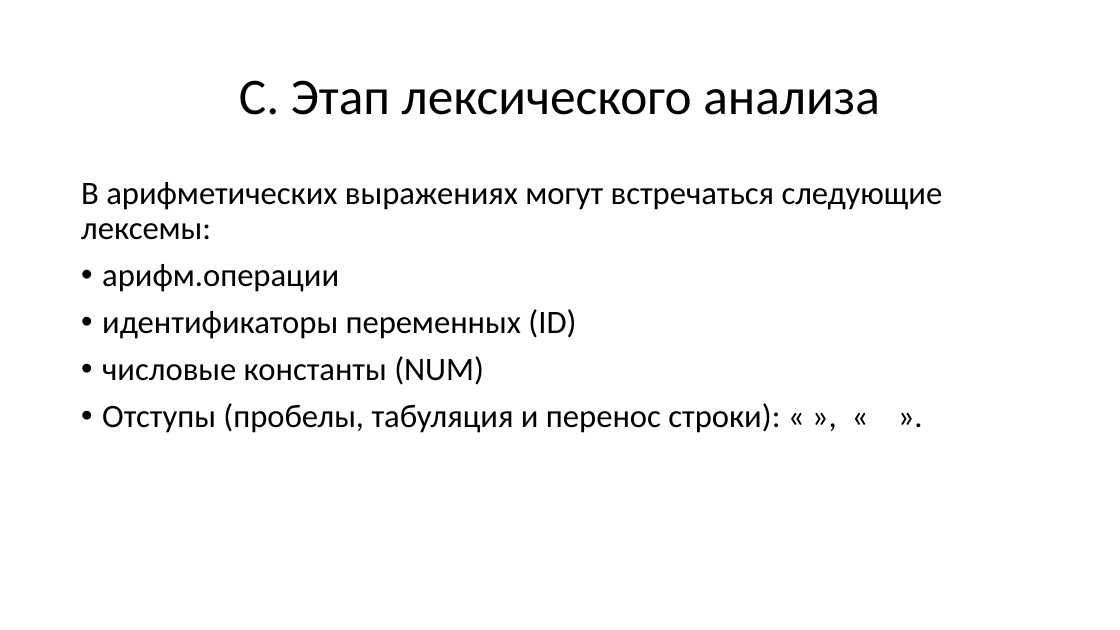
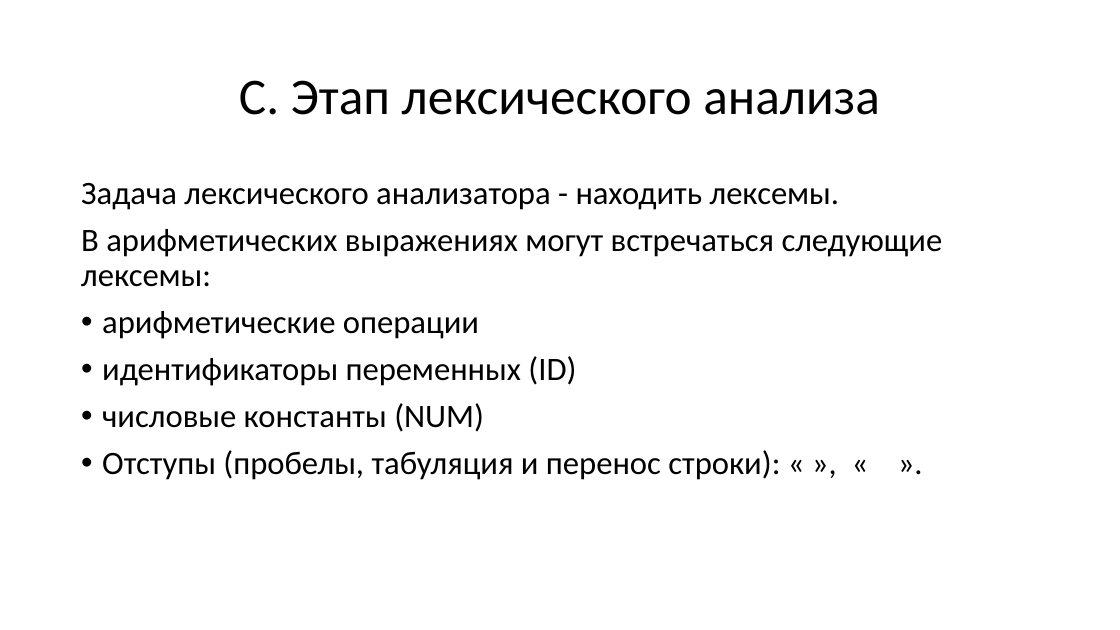
Before and after one commit to goddamnteam/korzun, a slide deck: slide 7 of task3.pptx. Drawn at 1120x630 pixels with LibreOffice and Linux fonts; fonts in the diff are those of the drawing. Boxes give left, top, right and bottom in pixels: in the first picture for what was removed or moved away, otherwise in the second. Text is boxed around its words. In the diff, an @@ line names an element or a change of style, - is before the commit and + after.

```diff
--- a/task3.pptx
+++ b/task3.pptx
@@ text at [81,183,840,210]: paragraph added @@
+Задача лексического анализатора - находить лексемы.
@@ text at [102,311,479,339]: text changed @@
-• арифм.операции
+• арифметические операции
```
Also in this commit, not shown: 33 other slides changed, 1 slide added, 1 slide removed.
